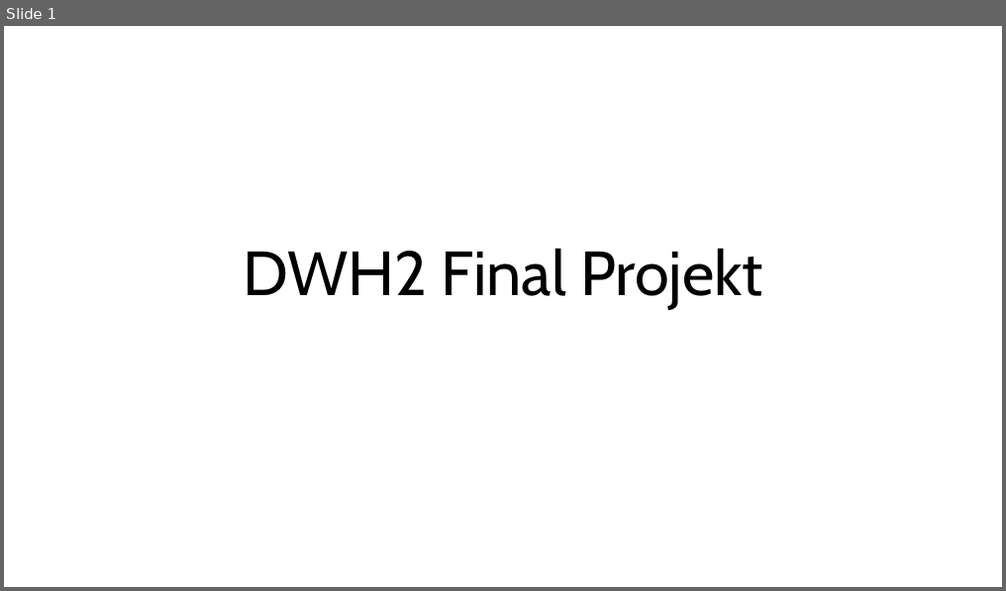
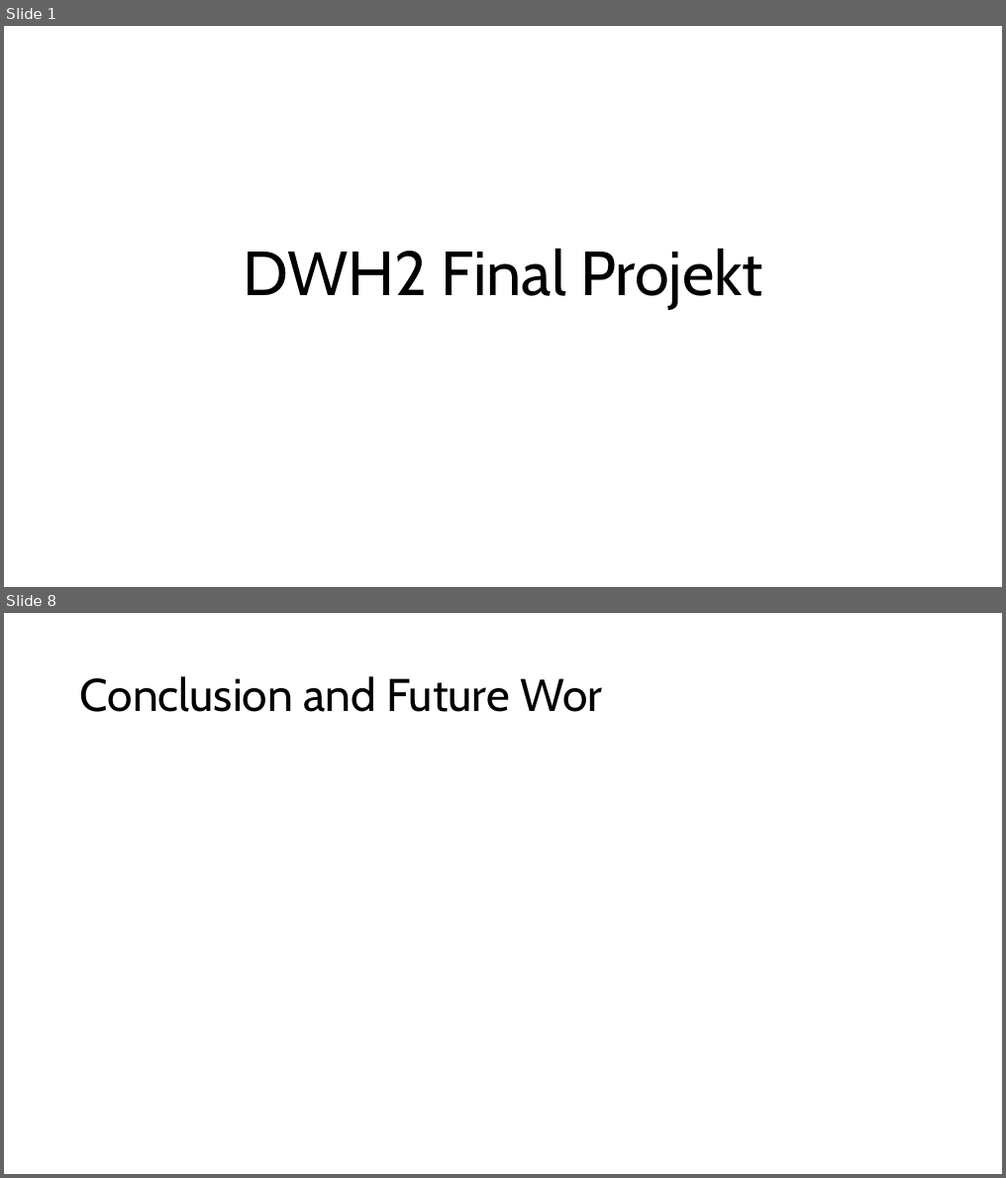
Before and after one commit to bjoern555/dwh2-text-to-sql, a slide deck: docs/DHW2_Wagner_Kryeziu_Johnson.pptx. Shown one above the other, each under a label of ours: slide 1 before the commit, slides 1 and 8 after it; the slides between them are not shown. The pictures are 1006x591 and 1006x1178 pixels, drawn with LibreOffice and Linux fonts; fonts in the diff are those of the drawing. Boxes give left, top, right and bottom in pixels: in the first picture for what was removed or moved away, otherwise in the second. Text is boxed around its words. In the diff, an @@ line names an element or a change of style, - is before the commit and + after.

```diff
--- a/docs/DHW2_Wagner_Kryeziu_Johnson.pptx
+++ b/docs/DHW2_Wagner_Kryeziu_Johnson.pptx
@@ slide 8 added at bbox=[4, 613, 1002, 1174], background #FFFFFF @@
@@ title added at bbox=[80, 676, 602, 712], 44 pt, text #000000 @@
+Conclusion and Future Wor
```
Also in this commit, not shown: 6 other slides added, 1 slide removed.
